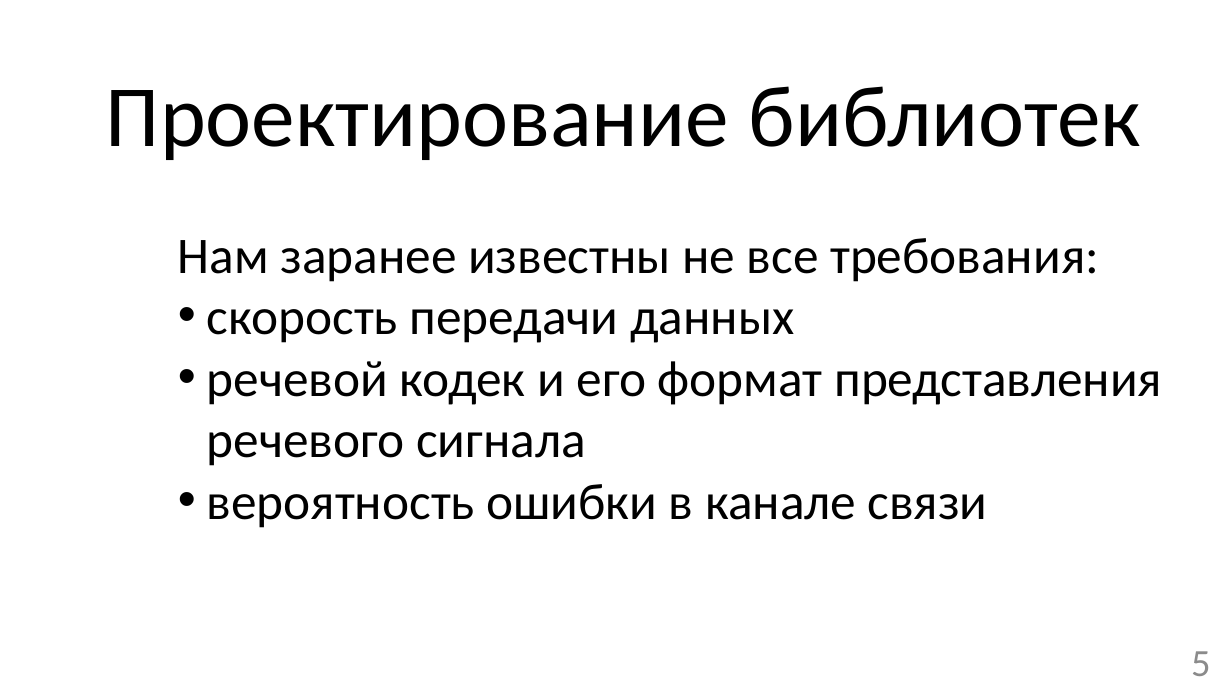
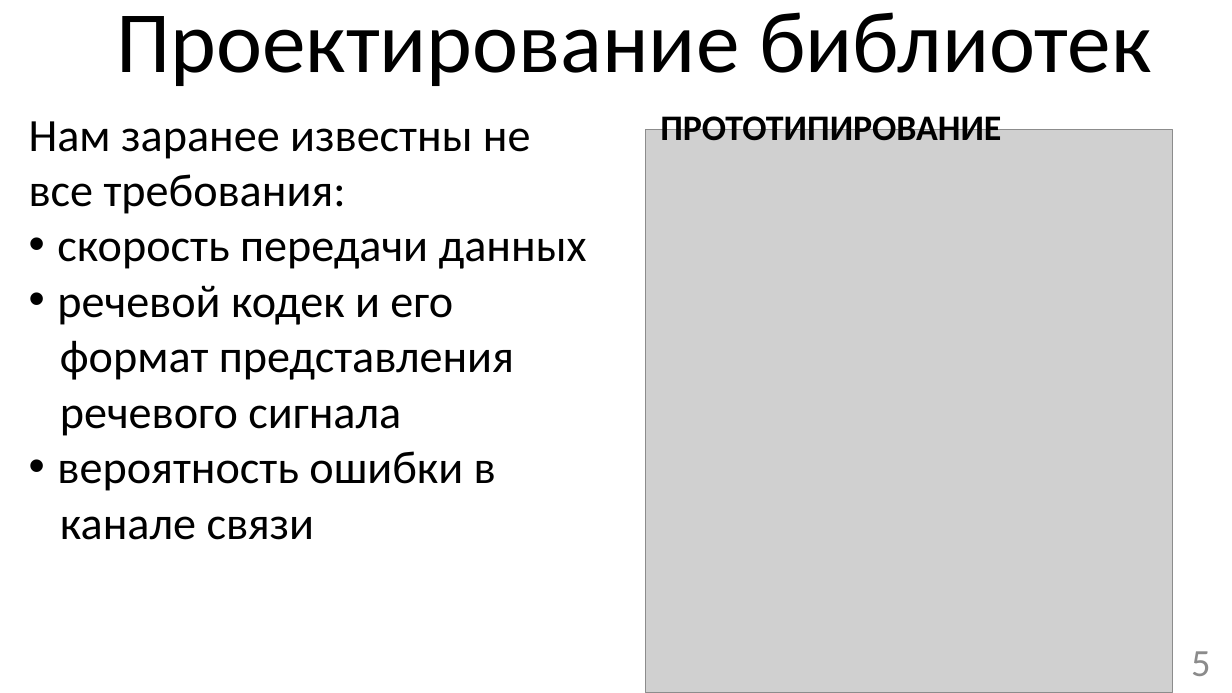
Before and after one commit to mrAdiy/rmsc_bak, a slide deck: slide 5 of Презентация бакалаврской SPEECH.pptx. Drawn at 1232x693 pixels with LibreOffice and Linux fonts; fonts in the diff are those of the drawing; grey boxes stand for pictures. Boxes give left, top, right and bottom in pixels: in the first picture for what was removed or moved away, otherwise in the second. Text is boxed around its words. In the diff, an @@ line names an element or a change of style, - is before the commit and + after.

```diff
--- a/Презентация бакалаврской SPEECH.pptx
+++ b/Презентация бакалаврской SPEECH.pptx
@@ text "Проектирование библиотек": place and size @@
-text "Проектирование библиотек" at (106, 86, 1141, 160)
+text "Проектирование библиотек" at (116, 12, 1151, 86)
@@ text "Нам заранее известны не": place and size @@
-text "Нам заранее известны не" at (178, 238, 1162, 528)
+text "Нам заранее известны не" at (29, 121, 587, 540)
@@ text added at (660, 111, 1001, 141), 28 pt, text #000000, bold @@
+ПРОТОТИПИРОВАНИЕ
@@ text at (29, 121, 531, 214): text changed; size 40 to 36 pt @@
-Нам заранее известны не все требования:
+Нам заранее известны не
+все требования:
@@ picture added at (645, 129, 1173, 693) @@
@@ text at (57, 238, 587, 269): size 40 to 36 pt in "скорость передачи данных" @@
@@ text at (57, 285, 514, 540): text changed; size 40 to 36 pt @@
-• речевой кодек и его формат представления речевого сигнала
-• вероятность ошибки в канале связи
+• речевой кодек и его
+формат представления
+речевого сигнала
+• вероятность ошибки в
+канале связи
```
Also in this commit, not shown: 7 other slides changed, 4 slides added, 8 slides removed, 1 other file.
